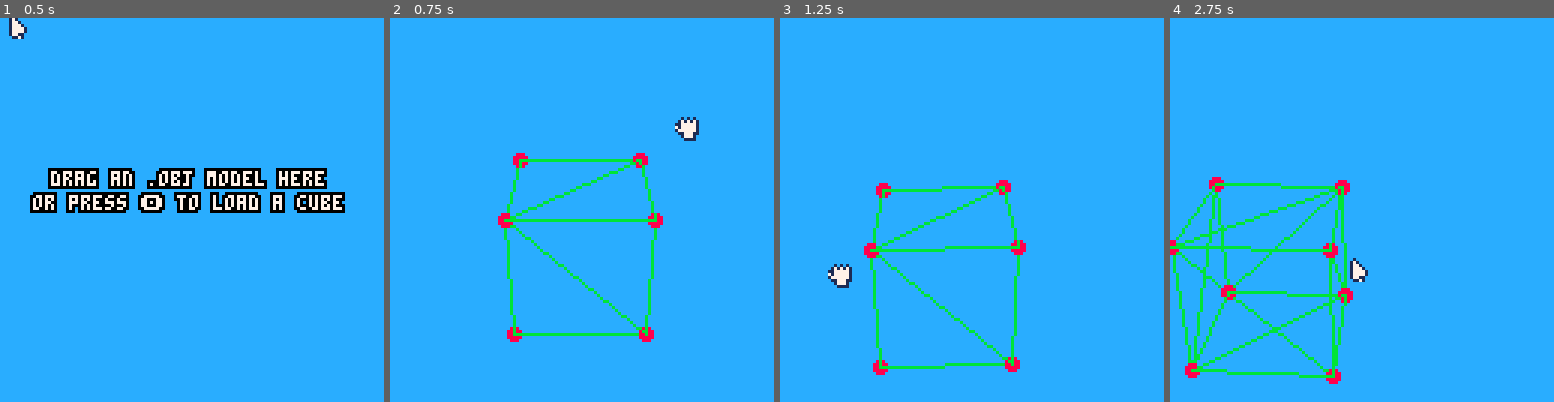
Above: before the commit, frames 1-4 (left to right).
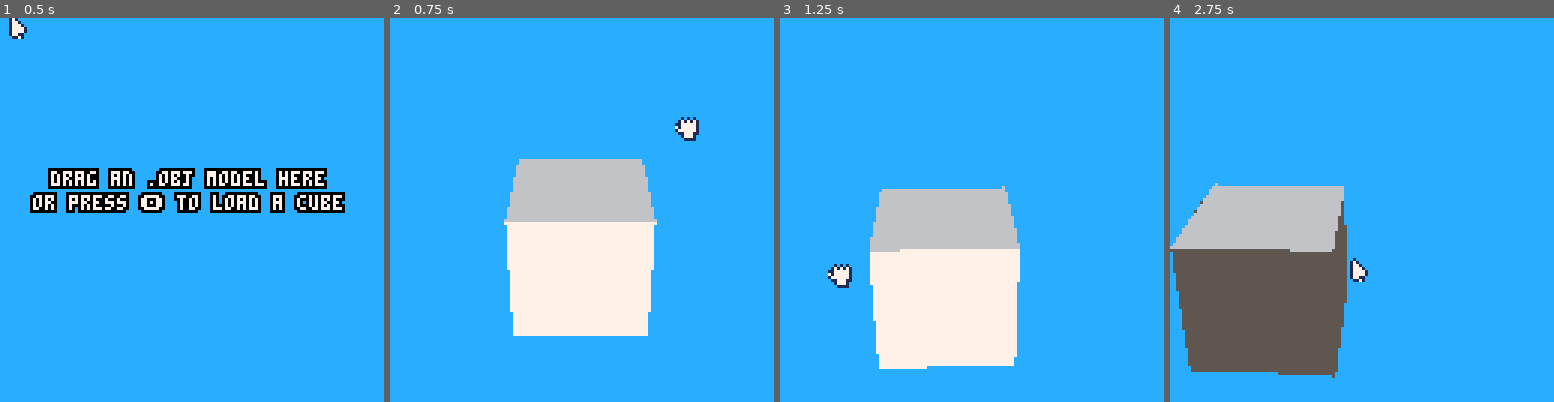
Above: after the commit, the same moments.

Repository: Woj-Rak/PICO-8-RENDERER
Game: PICO-8 cartridge renderer.p8
Same seed, same stepped clock (60 frames per second), same inputs: the game is played once before the commit and once after it.
Inputs (mouse positions are in pixels of both pictures, inside the frame that each line leads up to):
- Up to frame 1 (0.5 s): tap X (X key) at 0.33 s
- Up to frame 2 (0.75 s): click (670, 121) at 0.67 s; tap O (Z key) at 0.7 s
- Up to frame 3 (1.25 s): tap X (X key) at 1.07 s; click (826, 267) at 1.22 s
- Up to frame 4 (2.75 s): hold Right 1.6-2.1 s; tap O (Z key) at 1.7, 2.1, 2.5 s; click (1277, 114) at 1.77 s; tap X (X key) at 1.85 s; hold Up 2.15-2.42 s; click (1342, 259) at 2.32 s; hold Right from 2.47 s (still down)

Frame 1 is identical in both runs. In frame 2, 17% of the frame differs, in the area x 28-72%, y 35-85%; in frame 3, 18%; in frame 4, 21%, in the area x 0-48%, y 41-96%.

Commit message:
lighting progress

Diff:
--- a/draw.lua
+++ b/draw.lua
@@ -7,7 +7,7 @@
 -- 4 = solid color + wireframe
 -- 5 = vertices only
 
-drawing_mode = 1
+drawing_mode = 3
 max_draw_mode = 5
 
 
--- /dev/null
+++ b/lights.lua
@@ -0,0 +1,5 @@
+function light()
+    return {
+        direction = vec()
+    }
+end
--- a/mesh.lua
+++ b/mesh.lua
@@ -110,10 +110,12 @@
                 add(new_face, cur_point[1])
             end
 
-            --printh(dump(new_face))
             add(new_mesh.faces, {a = new_face[1], b = new_face[2], c = new_face[3]})
         end
     end
+
+    -- TODO: give user control over this
+    new_mesh.translation.z += 5 * #meshes+1
 
     add(meshes, new_mesh)
     load_in_progress = false
--- a/renderer.p8
+++ b/renderer.p8
@@ -3,6 +3,7 @@
 __lua__
 -- PICO-8 SOFTWARE RENDERER
 -- BY WOJTEK RAK
+#include lights.lua
 #include utils.lua
 #include mouse.lua
 #include camera.lua
@@ -13,15 +14,20 @@
 #include matrix.lua
 
 -- TODO:
+-- critical:
+-- figure out why the monkey isn't loading
+-- let user controls which axis are spinning
+-- TODO: the lighting is based on the camera position instead of the light direction right now
+-- should try:
 -- generate cool bg's if performance permits
--- some sort of a lighting implementation
 -- look into filled triangle performance (it's extremely bad right now with the cube mesh)
     -- + try scan line with rectfill?
 -- optimize the useage of matrices for better performance
+-- next version:
 -- texture loading?
     -- removed a lot of the texture related code so all of that will need another look
 -- if not textures then use solid colors that can be changed at run time?
--- add sound effects because why not lmao
+
 
 debug = false
 auto_rotate = false
@@ -40,7 +46,11 @@
     zfar = 100
     proj_matrix = mat_perspective(fov, 1, znear, zfar)
 
-    --load_cube_mesh()
+    main_light = light()
+    main_light.direction.z = 1
+
+    -- todo: give user control over this?
+    mesh_color = 7
 end
 
 function _update()
@@ -135,11 +145,7 @@
             local cull = false
             cur_face = cur_mesh.faces[f]
 
-            local face_vertices = {vec(), vec(), vec()}
-
-            face_vertices[1] = cur_mesh.vertices[tonum(cur_face.a)]
-            face_vertices[2] = cur_mesh.vertices[tonum(cur_face.b)]
-            face_vertices[3] = cur_mesh.vertices[tonum(cur_face.c)]
+            local face_vertices = {cur_mesh.vertices[tonum(cur_face.a)], cur_mesh.vertices[tonum(cur_face.b)], cur_mesh.vertices[tonum(cur_face.c)]}
 
             local projected_triangle = {}
             local transformed_vertices = {}
@@ -151,9 +157,9 @@
                 -- world matrix
                 world_matrix = mat_identity()
                 world_matrix = mat4_mul_mat4(scale_matrix, world_matrix)
-                --world_matrix = mat4_mul_mat4(rot_matrix_x, world_matrix)
-                --world_matrix = mat4_mul_mat4(rot_matrix_y, world_matrix)
-                --world_matrix = mat4_mul_mat4(rot_matrix_z, world_matrix)
+                world_matrix = mat4_mul_mat4(rot_matrix_x, world_matrix)
+                world_matrix = mat4_mul_mat4(rot_matrix_y, world_matrix)
+                world_matrix = mat4_mul_mat4(rot_matrix_z, world_matrix)
                 world_matrix = mat4_mul_mat4(translation_matrix, world_matrix)
 
                 -- multiple world matrix by the original vector
@@ -165,28 +171,37 @@
                 add(transformed_vertices, transformed_vertex)
             end
 
+            local vec_a = vec_copy(transformed_vertices[1])
+            local vec_b = vec_copy(transformed_vertices[2])
+            local vec_c = vec_copy(transformed_vertices[3])
+
+            local vec_ab = vec_sub(vec_b, vec_a)
+            local vec_ac = vec_sub(vec_c, vec_a)
+            vec_normalize(vec_ab)
+            vec_normalize(vec_ac)
+
+            local n = vec_cross(vec_ab, vec_ac)
+            vec_normalize(n)
+
+            local origin = vec(0, 0, 0)
+            local cam_ray = vec_sub(origin, vec_a)
+
+            --local dot_normal_cam = vec_dot(n, cam_ray)
+            local dot_normal_cam = vec_dot(cam_ray, n)
+
             -- backface culling
             if(backface_culling) then
-                local vec_a = vec_copy(transformed_vertices[1])
-                local vec_b = vec_copy(transformed_vertices[2])
-                local vec_c = vec_copy(transformed_vertices[3])
-
-                local vec_ab = vec_sub(vec_b, vec_a)
-                local vec_ac = vec_sub(vec_c, vec_a)
-                vec_normalize(vec_ab)
-                vec_normalize(vec_ac)
-
-                local n = vec_cross(vec_ab, vec_ac)
-                vec_normalize(n)
-
-                local origin = vec(0, 0, 0)
-                local cam_ray = vec_sub(origin, vec_a)
-
-                local dot_normal_cam = vec_dot(n, cam_ray)
-
                 if (dot_normal_cam < 0) then
                     cull = true
                 end
+            end
+
+            -- shading
+            local light_intensity = -vec_dot(n, main_light.direction)
+            if light_intensity > 1 then
+                light_intensity = 1
+            elseif light_intensity < 0 then
+                light_intensity = 0
             end
 
             -- if face is not culled project it and add triangles to render
@@ -205,6 +220,7 @@
                     projected_triangle[i] = projected_point
                 end
 
+                projected_triangle.c = light_intensity
                 add(triangles_to_render, projected_triangle)
             end
         end
@@ -234,10 +250,21 @@
 
         -- draw solid triangle
         if (drawing_mode == 3 or drawing_mode == 4) then
+            local new_color
+
+            -- play around with these thresholds
+            if cur_triangle.c > .6 then
+                new_color = mesh_color
+            elseif cur_triangle.c > .35 then
+                new_color = 6
+            else
+                new_color = 5
+            end
+
             draw_triangle_filled(cur_triangle[1].x,cur_triangle[1].y,cur_triangle[1].z,cur_triangle[1].w,
                                  cur_triangle[2].x,cur_triangle[2].y,cur_triangle[2].z,cur_triangle[2].w,
                                  cur_triangle[3].x,cur_triangle[3].y,cur_triangle[3].z,cur_triangle[3].w,
-                                 8)
+                                 new_color)
         end
 
         -- draw wireframe triangle
--- a/utils.lua
+++ b/utils.lua
@@ -41,7 +41,7 @@
 function show_controls()
    oprint("controls",47,8,0,7)
    oprint("move:⬆️⬅️⬇️➡️",16,16,0,7)
-   oprint("look:click+drag",16,24,0,7)
+   oprint("look:click+drag+scroll",16,24,0,7)
    oprint("render mode:⬅️/➡️+🅾️",16,32,0,7)
    oprint("backface culling:⬆️+🅾️",16,40,0,7)
    oprint("auto rotate:⬇️+🅾️",16,48,0,7)
